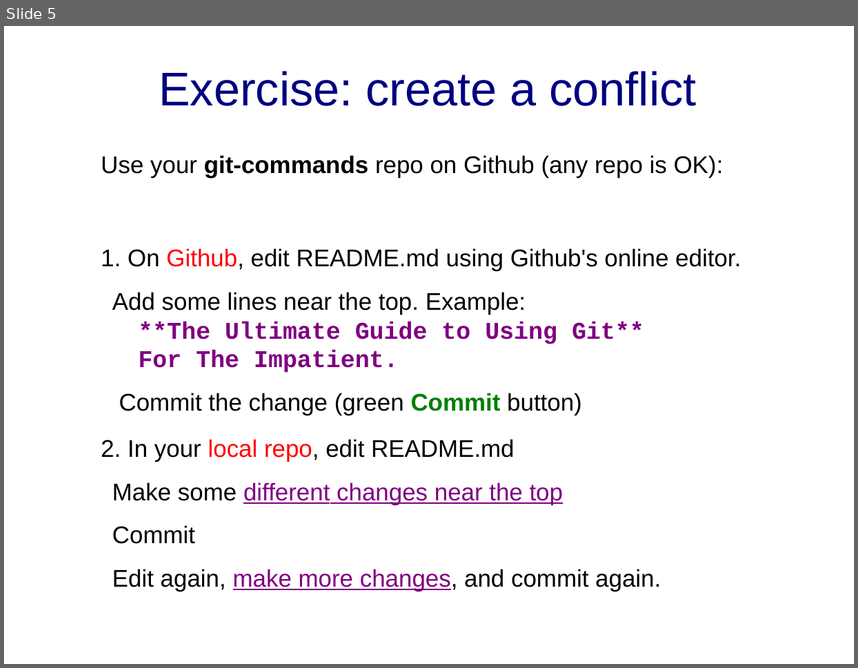
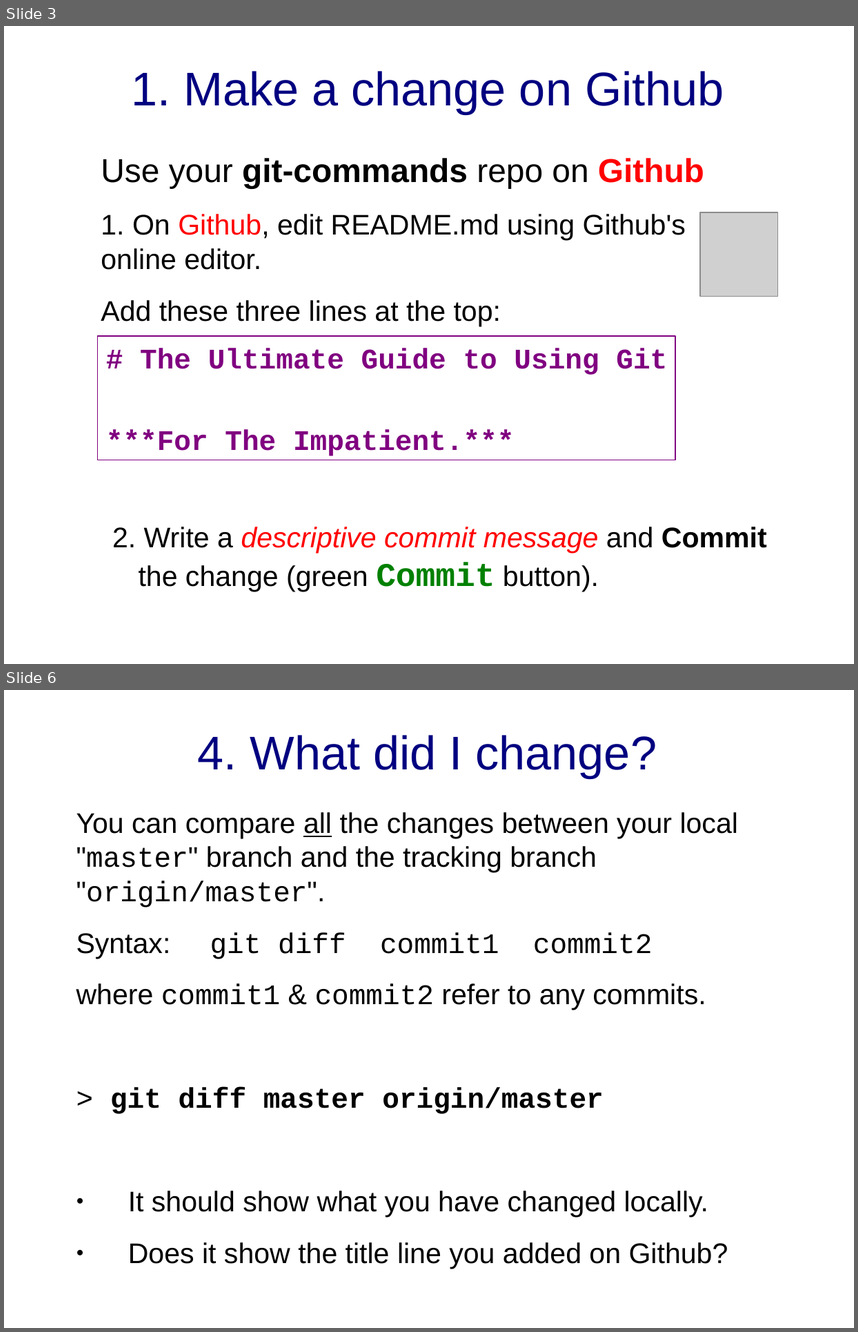
Before and after one commit to cpske/ISP, a slide deck: git/Merge-and-Conflict-Practice.ppt. Shown one above the other, each under a label of ours: slide 5 before the commit, slides 3 and 6 after it; the slides between them are not shown. The pictures are 858x668 and 858x1332 pixels, drawn with LibreOffice and Linux fonts; fonts in the diff are those of the drawing; grey boxes stand for pictures. Boxes give left, top, right and bottom in pixels: in the first picture for what was removed or moved away, otherwise in the second. Text is boxed around its words. In the diff, an @@ line names an element or a change of style, - is before the commit and + after.

Commit message:
update merge exercise

```diff
--- a/git/Merge-and-Conflict-Practice.ppt
+++ b/git/Merge-and-Conflict-Practice.ppt
@@ slide 6 added at (4, 690, 854, 1328), background #FFFFFF @@
@@ title added at (198, 735, 657, 778), 40 pt, text #000080 @@
+4. What did I change?
@@ text added at (76, 812, 738, 1268), 24 pt, text #000000 @@
+You can compare all the changes between your local "master" branch and the tracking branch "origin/master".
+Syntax: git diff commit1 commit2
+where commit1 & commit2 refer to any commits.
+> git diff master origin/master
+● It should show what you have changed locally.
+● Does it show the title line you added on Github?
@@ what was slide 5 is now slide 3 @@
@@ slide 3 changed as well @@
@@ title at (131, 71, 724, 114): text changed @@
-Exercise: create a conflict
+1. Make a change on Github
@@ text at (101, 158, 704, 188): text changed; size 20.4 to 28 pt; bold on @@
-Use your git-commands repo on Github (any repo is OK):
+Use your git-commands repo on Github
@@ text at (101, 214, 686, 270): size 20.4 to 24 pt in "1. On Github, edit README.md using Github's ..." @@
@@ picture added at (700, 212, 777, 296) @@
@@ text at (101, 300, 767, 592): text changed; size 20.4 to 24 pt @@
-  Add some lines near the top. Example:
-  **The Ultimate Guide to Using Git**
-  For The Impatient.
-  Commit the change (green Commit button)
-2. In your local repo, edit README.md
-  Make some different changes near the top
-  Commit
-  Edit again, make more changes, and commit again.
+Add these three lines at the top:
+  2. Write a descriptive commit message and Commit the change (green Commit button).
@@ rectangle added at (98, 335, 675, 459), outline #800080 0.74 pt, 24 pt, text #800080, bold @@
+# The Ultimate Guide to Using Git
+***For The Impatient.***
```
Also in this commit, not shown: 9 other slides changed, 2 other slides added, 1 other file.
